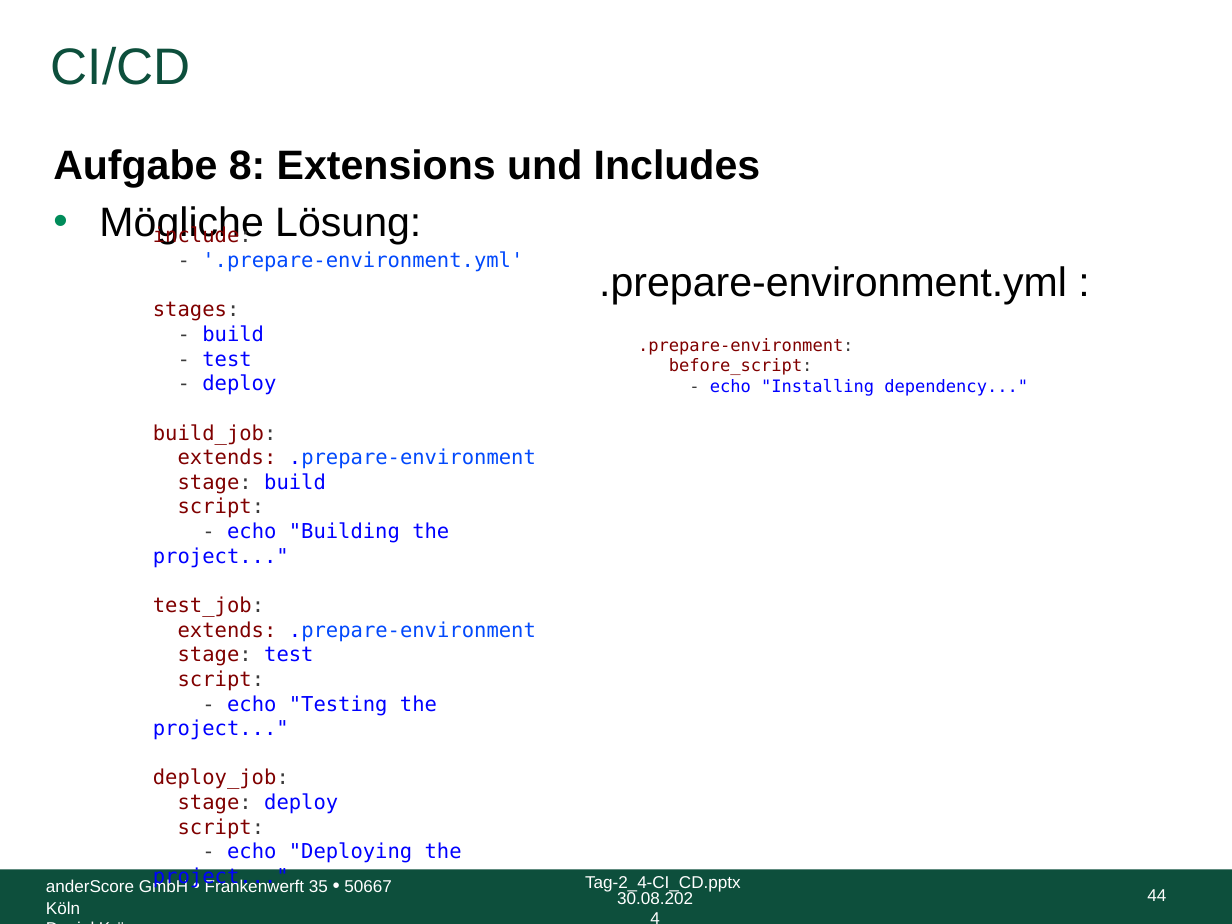
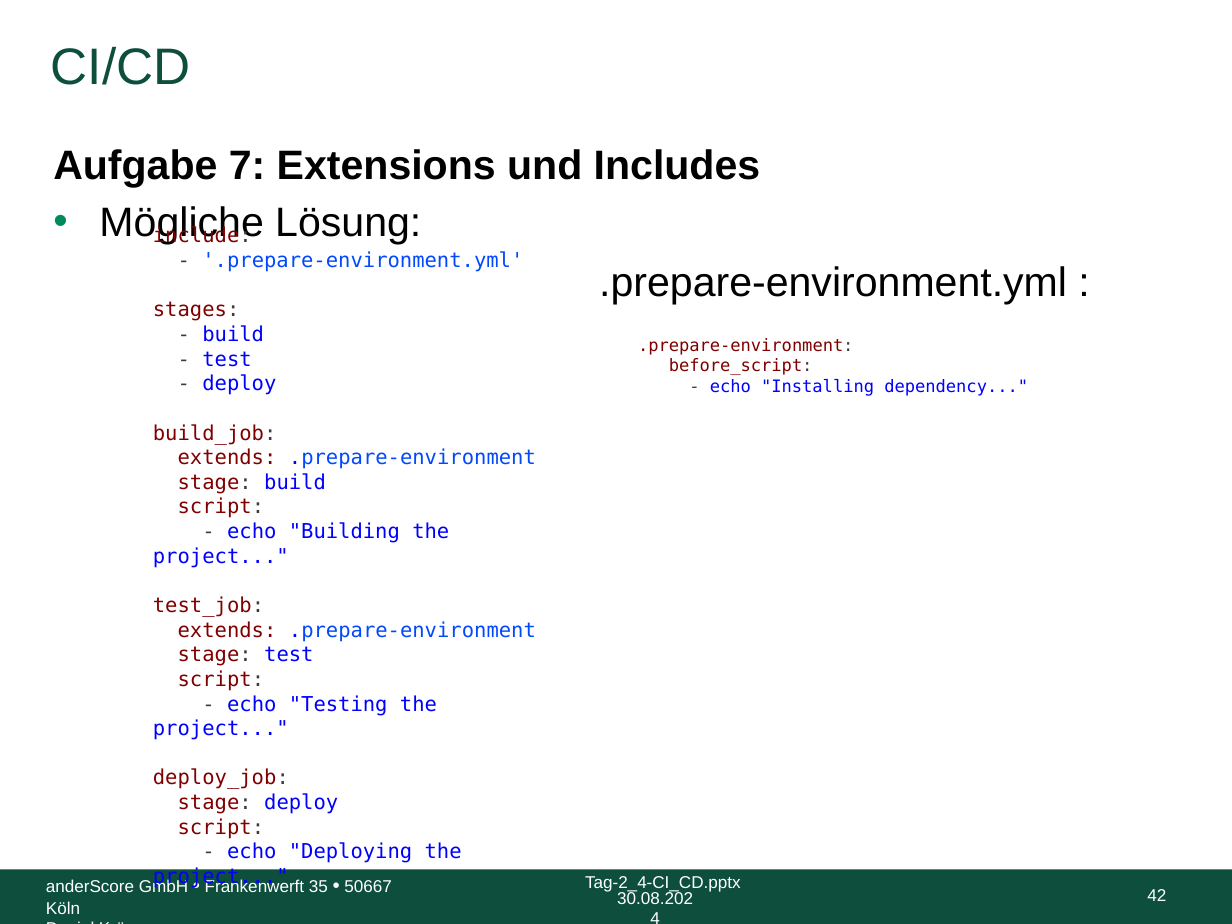
Before and after one commit to anderscore-gmbh/gitlab, a slide deck: slide 42 of slides/Tag-2_4-CI_CD.pptx (slide 44 before the commit). Drawn at 1232x924 pixels with LibreOffice and Linux fonts; fonts in the diff are those of the drawing; background and template pictures are left out. Boxes give left, top, right and bottom in pixels: in the first picture for what was removed or moved away, otherwise in the second. Text is boxed around its words. In the diff, an @@ line names an element or a change of style, - is before the commit and + after.

Commit message:
Aufgaben in 2-4 überarbeitet

```diff
--- a/slides/Tag-2_4-CI_CD.pptx
+++ b/slides/Tag-2_4-CI_CD.pptx
@@ text at (53, 149, 761, 187): text changed @@
-Aufgabe 8: Extensions und Includes
+Aufgabe 7: Extensions und Includes
@@ page number at (1147, 889, 1166, 901): text changed @@
-44
+42
```
Also in this commit, not shown: 15 other slides changed, 2 slides removed.
